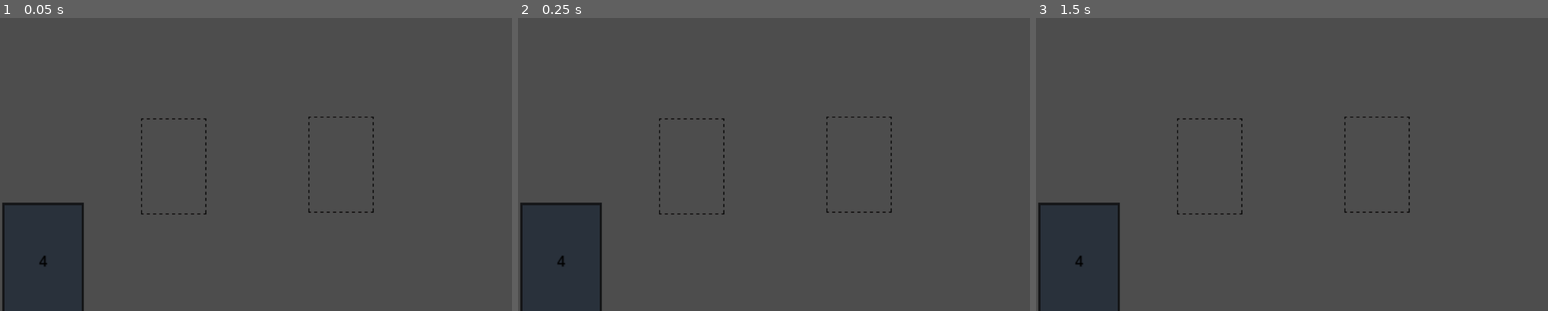
Above: before the commit, frames 1-3 (left to right).
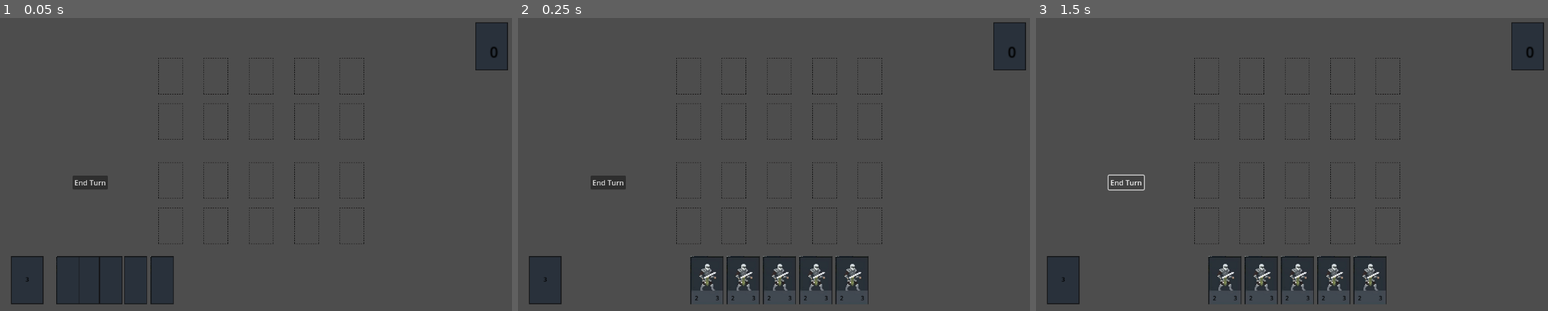
Above: after the commit, the same moments.

Repository: timothytang1993/Godot-4-CARD-GAME
Game: Godot game, scene res://Scenes/Main.tscn
Same seed, same stepped clock (60 frames per second), same inputs: the game is played once before the commit and once after it.
Inputs (mouse positions are in pixels of both pictures, inside the frame that each line leads up to):
- Up to frame 1 (0.05 s): no input
- Up to frame 2 (0.25 s): no input
- Up to frame 3 (1.5 s): click (1128, 182) at 0.5 s, where only the run after the commit has a clickable "End Turn"; click (1128, 182) at 1.25 s, where only the run after the commit has a clickable "End Turn"

The runs differ from the first frame. In frame 1, 8.9% of the frame differs, in the area x 0-100%, y 1-100%; in frame 2, 11%; in frame 3, 11%.

Commit message:
OPPONENT - Godot 4 Card Game Tutorial #7

Diff:
--- a/Scenes/Card.tscn
+++ b/Scenes/Card.tscn
@@ -164,7 +164,8 @@
 }
 
 [node name="Card" type="Node2D"]
-position = Vector2(100, 500)
+position = Vector2(60, 580)
+scale = Vector2(0.4, 0.4)
 script = ExtResource("1_hael8")
 
 [node name="CardBackImage" type="Sprite2D" parent="."]
--- a/Scenes/CardSlot.tscn
+++ b/Scenes/CardSlot.tscn
@@ -1,7 +1,7 @@
 [gd_scene load_steps=4 format=3 uid="uid://bsfv6a62xx7f1"]
 
 [ext_resource type="Texture2D" uid="uid://cd3ovpfvvijj2" path="res://Assets/CardSlot.png" id="1_5tl20"]
-[ext_resource type="Script" uid="uid://liw5cu1na1h" path="res://Scripts/CardSlot.gd" id="1_mt86f"]
+[ext_resource type="Script" uid="uid://liw5cu1na1h" path="res://Scripts/MonsterCardSlot.gd" id="1_mt86f"]
 
 [sub_resource type="RectangleShape2D" id="RectangleShape2D_mt86f"]
 size = Vector2(182, 266)
--- a/Scenes/Deck.gd
+++ b/Scenes/Deck.gd
@@ -2,17 +2,27 @@
 
 const CARD_SCENE_PATH = "res://Scenes/Card.tscn"
 const CARD_DRAW_SPEED = 0.2
+const STARTING_HAND_SIZE = 5
 
-var player_deck = ["Knight", "Archer", "Demon", "Knight"]
+var player_deck = ["Knight", "Archer", "Demon", "Knight", "Knight", "Knight", "Knight", "Knight"]
 var card_database_reference: Script
+var drag_card_this_turn = false
 
 # Called when the node enters the scene tree for the first time.
 func _ready() -> void:
 	player_deck.shuffle()
 	$RichTextLabel.text = str(player_deck.size())
 	card_database_reference = preload("res://Scripts/CardDatabase.gd")
+	for i in range(STARTING_HAND_SIZE):
+		draw_card()
+		drag_card_this_turn = false
+	drag_card_this_turn = true
 
 func draw_card():
+	if drag_card_this_turn:
+		return
+
+	drag_card_this_turn = true
 	var card_drawn_mame = player_deck[0]
 	player_deck.erase(card_drawn_mame)
 
@@ -30,6 +40,7 @@
 	new_card.get_node("CardImage").texture = load(card_image_path)
 	new_card.get_node("Attack").text = str(card_database_reference.CARDS[card_drawn_mame][0])
 	new_card.get_node("Health").text = str(card_database_reference.CARDS[card_drawn_mame][1])
+	new_card.card_type = str(card_database_reference.CARDS[card_drawn_mame][2])
 	$"../CardManager".add_child(new_card)
 	new_card.name = "Card"
 	$"../PlayerHand".add_card_to_hand(new_card, CARD_DRAW_SPEED)
--- /dev/null
+++ b/Scenes/EnermyCardSlot.tscn
@@ -0,0 +1,10 @@
+[gd_scene load_steps=3 format=3 uid="uid://dar05827k6dhq"]
+
+[ext_resource type="Script" uid="uid://liw5cu1na1h" path="res://Scripts/MonsterCardSlot.gd" id="1_4k0s4"]
+[ext_resource type="Texture2D" uid="uid://cd3ovpfvvijj2" path="res://Assets/CardSlot.png" id="2_ymro1"]
+
+[node name="CardSlot" type="Node2D"]
+script = ExtResource("1_4k0s4")
+
+[node name="CardSlotImage" type="Sprite2D" parent="."]
+texture = ExtResource("2_ymro1")
--- a/Scenes/Main.tscn
+++ b/Scenes/Main.tscn
@@ -1,7 +1,9 @@
-[gd_scene load_steps=8 format=3 uid="uid://cqow47bch5ocs"]
+[gd_scene load_steps=10 format=3 uid="uid://cqow47bch5ocs"]
 
 [ext_resource type="Script" uid="uid://df210xwncxy83" path="res://Scripts/CardManager.gd" id="1_rgh2o"]
+[ext_resource type="PackedScene" uid="uid://dar05827k6dhq" path="res://Scenes/EnermyCardSlot.tscn" id="2_50glp"]
 [ext_resource type="PackedScene" uid="uid://bsfv6a62xx7f1" path="res://Scenes/CardSlot.tscn" id="2_pbw6q"]
+[ext_resource type="Script" uid="uid://ucl4lb52etov" path="res://Scripts/MagicCardSlot.gd" id="3_jw32o"]
 [ext_resource type="Script" uid="uid://baogqje4fsgp" path="res://Scripts/PlayerHand.gd" id="3_v1gob"]
 [ext_resource type="Texture2D" uid="uid://dn1l51fylljrx" path="res://Assets/Deck.png" id="4_jw32o"]
 [ext_resource type="Script" uid="uid://b43vecnx5svgg" path="res://Scenes/Deck.gd" id="4_pbw6q"]
@@ -15,19 +17,109 @@
 [node name="CardManager" type="Node2D" parent="."]
 script = ExtResource("1_rgh2o")
 
-[node name="CardSlot" parent="." instance=ExtResource("2_pbw6q")]
-position = Vector2(382.99997, 329)
-scale = Vector2(0.8, 0.8)
+[node name="CardSlots" type="Node2D" parent="."]
 
-[node name="CardSlot2" parent="." instance=ExtResource("2_pbw6q")]
-position = Vector2(752, 325)
-scale = Vector2(0.8, 0.8)
+[node name="CardSlot" parent="CardSlots" instance=ExtResource("2_pbw6q")]
+z_index = -3
+position = Vector2(376, 460)
+scale = Vector2(0.3, 0.3)
+script = ExtResource("3_jw32o")
+
+[node name="CardSlot2" parent="CardSlots" instance=ExtResource("2_pbw6q")]
+z_index = -3
+position = Vector2(476, 460)
+scale = Vector2(0.3, 0.3)
+script = ExtResource("3_jw32o")
+
+[node name="CardSlot3" parent="CardSlots" instance=ExtResource("2_pbw6q")]
+z_index = -3
+position = Vector2(576, 460)
+scale = Vector2(0.3, 0.3)
+script = ExtResource("3_jw32o")
+
+[node name="CardSlot4" parent="CardSlots" instance=ExtResource("2_pbw6q")]
+z_index = -3
+position = Vector2(676, 460)
+scale = Vector2(0.3, 0.3)
+script = ExtResource("3_jw32o")
+
+[node name="CardSlot5" parent="CardSlots" instance=ExtResource("2_pbw6q")]
+z_index = -3
+position = Vector2(776, 460)
+scale = Vector2(0.3, 0.3)
+script = ExtResource("3_jw32o")
+
+[node name="CardSlot6" parent="CardSlots" instance=ExtResource("2_pbw6q")]
+z_index = -3
+position = Vector2(376, 360)
+scale = Vector2(0.3, 0.3)
+
+[node name="CardSlot7" parent="CardSlots" instance=ExtResource("2_pbw6q")]
+z_index = -3
+position = Vector2(476, 360)
+scale = Vector2(0.3, 0.3)
+
+[node name="CardSlot8" parent="CardSlots" instance=ExtResource("2_pbw6q")]
+z_index = -3
+position = Vector2(576, 360)
+scale = Vector2(0.3, 0.3)
+
+[node name="CardSlot9" parent="CardSlots" instance=ExtResource("2_pbw6q")]
+z_index = -3
+position = Vector2(676, 360)
+scale = Vector2(0.3, 0.3)
+
+[node name="CardSlot10" parent="CardSlots" instance=ExtResource("2_pbw6q")]
+z_index = -3
+position = Vector2(776, 360)
+scale = Vector2(0.3, 0.3)
+
+[node name="CardSlot11" parent="CardSlots" instance=ExtResource("2_50glp")]
+position = Vector2(376, 230)
+scale = Vector2(0.3, 0.3)
+
+[node name="CardSlot12" parent="CardSlots" instance=ExtResource("2_50glp")]
+position = Vector2(476, 230)
+scale = Vector2(0.3, 0.3)
+
+[node name="CardSlot13" parent="CardSlots" instance=ExtResource("2_50glp")]
+position = Vector2(576, 230)
+scale = Vector2(0.3, 0.3)
+
+[node name="CardSlot14" parent="CardSlots" instance=ExtResource("2_50glp")]
+position = Vector2(676, 230)
+scale = Vector2(0.3, 0.3)
+
+[node name="CardSlot15" parent="CardSlots" instance=ExtResource("2_50glp")]
+position = Vector2(776, 230)
+scale = Vector2(0.3, 0.3)
+
+[node name="CardSlot16" parent="CardSlots" instance=ExtResource("2_50glp")]
+position = Vector2(376, 130)
+scale = Vector2(0.3, 0.3)
+
+[node name="CardSlot17" parent="CardSlots" instance=ExtResource("2_50glp")]
+position = Vector2(476, 130)
+scale = Vector2(0.3, 0.3)
+
+[node name="CardSlot18" parent="CardSlots" instance=ExtResource("2_50glp")]
+position = Vector2(576, 130)
+scale = Vector2(0.3, 0.3)
+
+[node name="CardSlot19" parent="CardSlots" instance=ExtResource("2_50glp")]
+position = Vector2(676, 130)
+scale = Vector2(0.3, 0.3)
+
+[node name="CardSlot20" parent="CardSlots" instance=ExtResource("2_50glp")]
+position = Vector2(776, 130)
+scale = Vector2(0.3, 0.3)
 
 [node name="PlayerHand" type="Node2D" parent="."]
 script = ExtResource("3_v1gob")
 
 [node name="Deck" type="Node2D" parent="."]
-position = Vector2(95, 542)
+position = Vector2(60, 580)
+scale = Vector2(0.4, 0.4)
 script = ExtResource("4_pbw6q")
 
 [node name="Sprite2D" type="Sprite2D" parent="Deck"]
@@ -54,3 +146,30 @@
 
 [node name="InputManager" type="Node2D" parent="."]
 script = ExtResource("6_v1gob")
+
+[node name="EndTurnButton" type="Button" parent="."]
+offset_left = 160.0
+offset_top = 349.0
+offset_right = 238.0
+offset_bottom = 380.0
+text = "End Turn"
+
+[node name="OpponentDeck" type="Node2D" parent="."]
+position = Vector2(984, -516)
+
+[node name="Sprite2D" type="Sprite2D" parent="OpponentDeck"]
+z_index = -2
+position = Vector2(100, 580)
+scale = Vector2(0.4, 0.4)
+texture = ExtResource("4_jw32o")
+
+[node name="RichTextLabel" type="RichTextLabel" parent="OpponentDeck"]
+modulate = Color(0, 0, 0, 1)
+z_index = -2
+offset_left = 96.400024
+offset_top = 568.8
+offset_right = 136.40002
+offset_bottom = 608.8
+scale = Vector2(2, 2)
+text = "0"
+metadata/_edit_use_anchors_ = true
--- a/Scripts/Card.gd
+++ b/Scripts/Card.gd
@@ -4,6 +4,8 @@
 signal hovered_off
 
 var starting_position
+var card_slot_card_is_in
+var card_type
 
 # Called when the node enters the scene tree for the first time.
 func _ready() -> void:
--- a/Scripts/CardDatabase.gd
+++ b/Scripts/CardDatabase.gd
@@ -1,5 +1,5 @@
-const CARDS = { #Attack, Health
-	"Knight": [2, 3],
-	"Archer": [1, 1],
-	"Demon": [5, 7]
+const CARDS = { #Attack, Health, Card Type
+	"Knight": [2, 3, "Monster"],
+	"Archer": [1, 1, "Monster"],
+	"Demon": [5, 7, "Monster"]
 }
--- a/Scripts/CardManager.gd
+++ b/Scripts/CardManager.gd
@@ -3,13 +3,16 @@
 const COLLISION_MASK_CARD = 1
 const COLLISION_MASK_CARD_SLOT = 2
 const DEFAULT_CARD_MOVE_SPEED = 1
-const DEFAULT_CARD_SCALE = 1
-const CARD_BIGGER_SCALE = 1.05
+const DEFAULT_CARD_SCALE = 0.4
+const CARD_BIGGER_SCALE = 0.45
+const CARD_SMALL_SCALE = 0.3
 
 var screen_size
 var card_being_dragged
 var is_hovering_on_card: bool = false
 var player_hand_reference
+var player_monster_card_this_turn = false
+
 # Called when the node enters the scene tree for the first time.
 func _ready() -> void:
 	screen_size = get_viewport().size
@@ -42,17 +45,25 @@
 	card_being_dragged.scale = Vector2(CARD_BIGGER_SCALE, CARD_BIGGER_SCALE)
 	var card_slot_found = raycast_check_for_card_slot()
 	if card_slot_found and not card_slot_found.card_in_slot:
-		player_hand_reference.remove_card_from_hand(card_being_dragged)
-		# Card drogged in card slot
-		card_being_dragged.position = card_slot_found.position
-		card_being_dragged.get_node("Area2D/CollisionShape2D").disabled = true
-		card_slot_found.card_in_slot = true
-		print("Card global pos after drop: ", card_being_dragged.position)
-		print("Slot global pos: ", card_slot_found.position)
-	else:
-		player_hand_reference.add_card_to_hand(card_being_dragged, DEFAULT_CARD_MOVE_SPEED)
+		# if the card can be placed in this slot
+		if card_being_dragged.card_type == card_slot_found.card_slot_type:
+			if !player_monster_card_this_turn:
+				# Card dropped in empty card slot
+				card_being_dragged.scale = Vector2(CARD_SMALL_SCALE, CARD_SMALL_SCALE)
+				card_being_dragged.z_index = -1
+				is_hovering_on_card = false
+				card_being_dragged.card_slot_card_is_in = card_slot_found
+				player_hand_reference.remove_card_from_hand(card_being_dragged)
+				card_being_dragged.position = card_slot_found.position
+				card_being_dragged.get_node("Area2D/CollisionShape2D").disabled = true
+				card_slot_found.card_in_slot = true
+				card_being_dragged = null
+				return
+	player_hand_reference.add_card_to_hand(card_being_dragged, DEFAULT_CARD_MOVE_SPEED)
 	card_being_dragged = null
-
+		#else:
+			#player_hand_reference.add_card_to_hand(card_being_dragged, DEFAULT_CARD_MOVE_SPEED)
+	#else:
 
 
 func connect_card_signals(card):
@@ -69,7 +80,8 @@
 		highest_card(card, true)
 
 func on_hovered_off_card(card):
-	if !card_being_dragged:
+	# Check if card is not in card slot and being dragged
+	if !card.card_slot_card_is_in && !card_being_dragged:
 		highest_card(card, false)
 		# Check if hovered off card straight on to another card
 		var new_card_hovered = raycast_check_for_card()
--- /dev/null
+++ b/Scripts/MagicCardSlot.gd
@@ -0,0 +1,4 @@
+extends Node2D
+
+var card_in_slot = false
+var card_slot_type = "Magic"
--- a/Scripts/CardSlot.gd
+++ b/Scripts/MonsterCardSlot.gd
@@ -1,3 +1,4 @@
 extends Node2D
 
 var card_in_slot = false
+var card_slot_type = "Monster"
--- a/Scripts/PlayerHand.gd
+++ b/Scripts/PlayerHand.gd
@@ -2,8 +2,8 @@
 
 #const HAND_COUNT = 2
 #const CARD_SCENE_PATH = "res://Scenes/Card.tscn"
-const CARD_WIDTH = 140
-const HAND_Y_POSITION = 542
+const CARD_WIDTH = 80
+const HAND_Y_POSITION = 580
 const DEFAULT_CARD_MOVE_SPEED = 0.1
 
 var player_hand = []
Not shown, added: Scripts/MagicCardSlot.gd.uid
Renamed: Scripts/CardSlot.gd.uid -> Scripts/MonsterCardSlot.gd.uid
